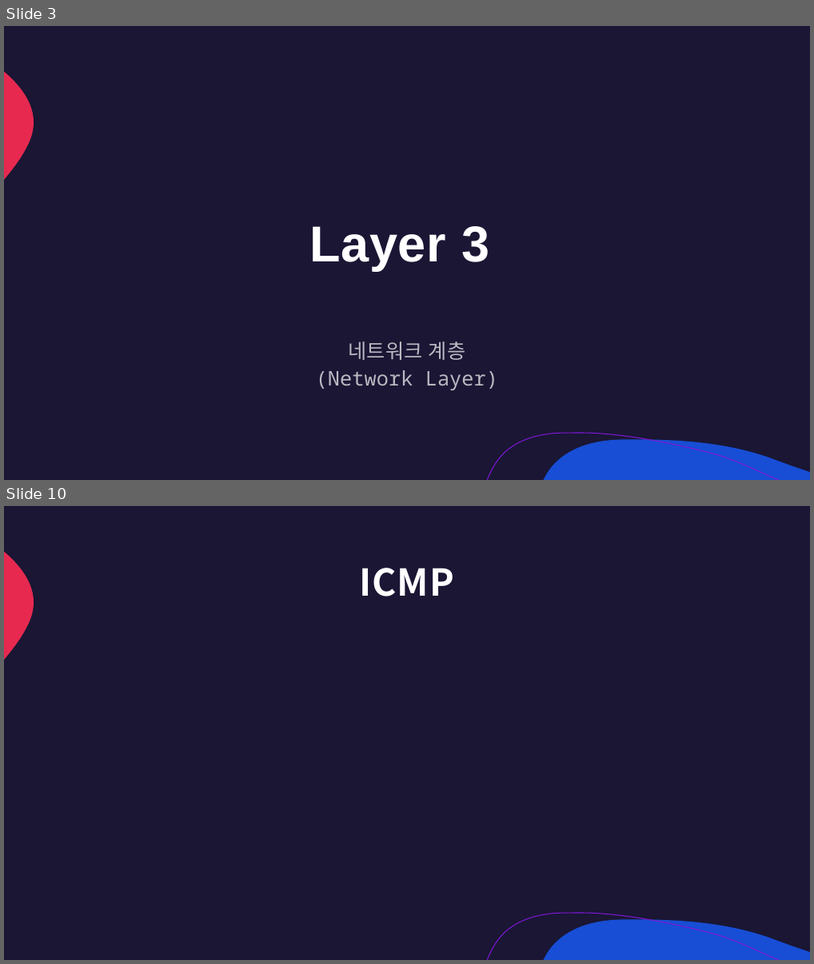
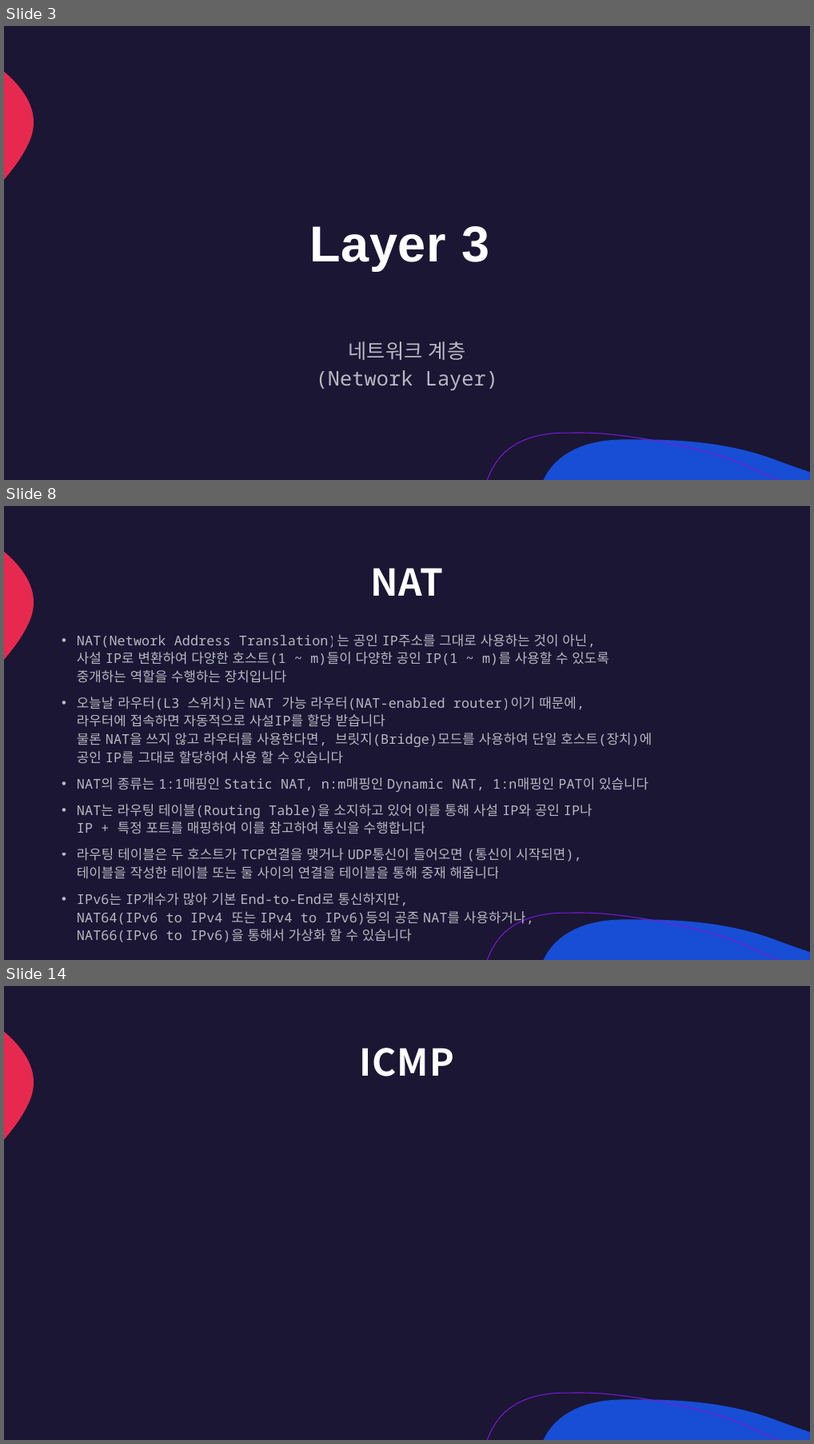
Before and after one commit to lumen4723/2024_network, a slide deck: 3.pptx. Shown one above the other, each under a label of ours: slides 3 and 10 before the commit, slides 3, 8 and 14 after it; the slides between them are not shown. The pictures are 814x964 and 814x1444 pixels, drawn with LibreOffice and Linux fonts; fonts in the diff are those of the drawing. Boxes give left, top, right and bottom in pixels: in the first picture for what was removed or moved away, otherwise in the second. Text is boxed around its words. In the diff, an @@ line names an element or a change of style, - is before the commit and + after.

```diff
--- a/3.pptx
+++ b/3.pptx
@@ slide 8 added at bbox=[4, 506, 810, 960], background #1A1634; not listed: 3 template elements that a slide beside it also shows @@
@@ title added at bbox=[370, 568, 443, 596], 44 pt, text #FFFFFF, bold @@
+NAT
@@ text added at bbox=[77, 634, 652, 942], 16 pt, text #FFFFFF at 70% opacity @@
+• NAT(Network Address Translation)는 공인 IP주소를 그대로 사용하는 것이 아닌,
+  사설 IP로 변환하여 다양한 호스트(1 ~ m)들이 다양한 공인 IP(1 ~ m)를 사용할 수 있도록
+  중개하는 역할을 수행하는 장치입니다
+• 오늘날 라우터(L3 스위치)는 NAT 가능 라우터(NAT-enabled router)이기 때문에,
+  라우터에 접속하면 자동적으로 사설IP를 할당 받습니다
+  물론 NAT을 쓰지 않고 라우터를 사용한다면, 브릿지(Bridge)모드를 사용하여 단일 호스트(장치)에
+  공인 IP를 그대로 할당하여 사용 할 수 있습니다
+• NAT의 종류는 1:1매핑인 Static NAT, n:m매핑인 Dynamic NAT, 1:n매핑인 PAT이 있습니다
+• NAT는 라우팅 테이블(Routing Table)을 소지하고 있어 이를 통해 사설 IP와 공인 IP나
+  IP + 특정 포트를 매핑하여 이를 참고하여 통신을 수행합니다
+• 라우팅 테이블은 두 호스트가 TCP연결을 맺거나 UDP통신이 들어오면 (통신이 시작되면),
+  테이블을 작성한 테이블 또는 둘 사이의 연결을 테이블을 통해 중재 해줍니다
+• IPv6는 IP개수가 많아 기본 End-to-End로 통신하지만,
+  NAT64(IPv6 to IPv4 또는 IPv4 to IPv6)등의 공존 NAT를 사용하거나,
+  NAT66(IPv6 to IPv6)을 통해서 가상화 할 수 있습니다
@@ what was slide 10 is now slide 14 @@
```
Also in this commit, not shown: 1 slide changed, 8 other slides added, 5 slides removed.
